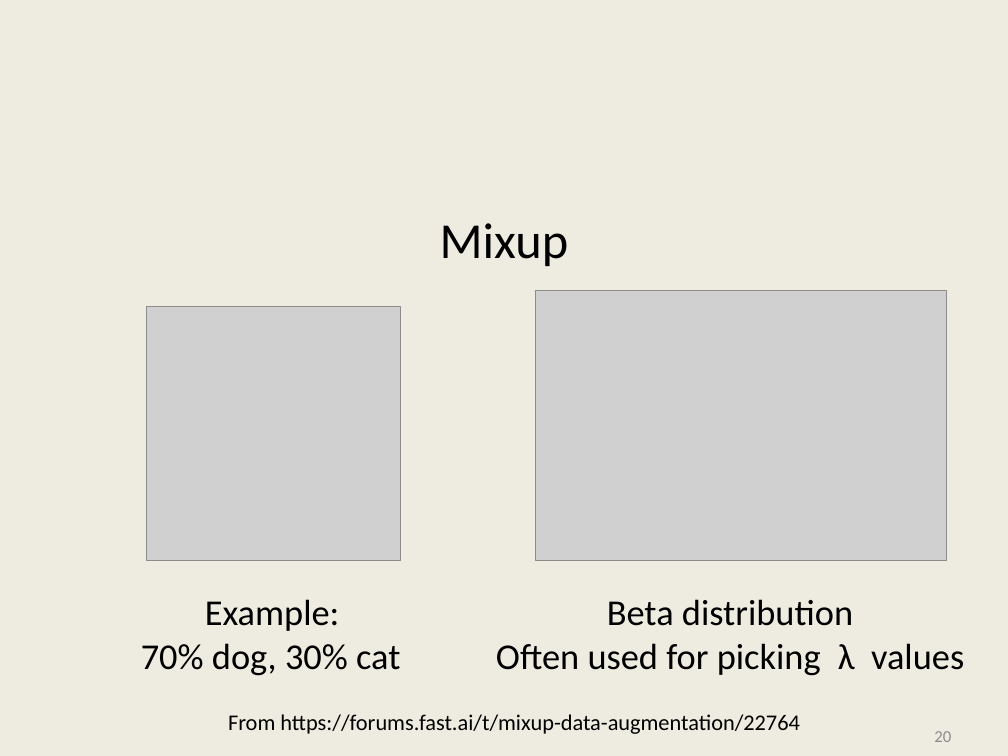
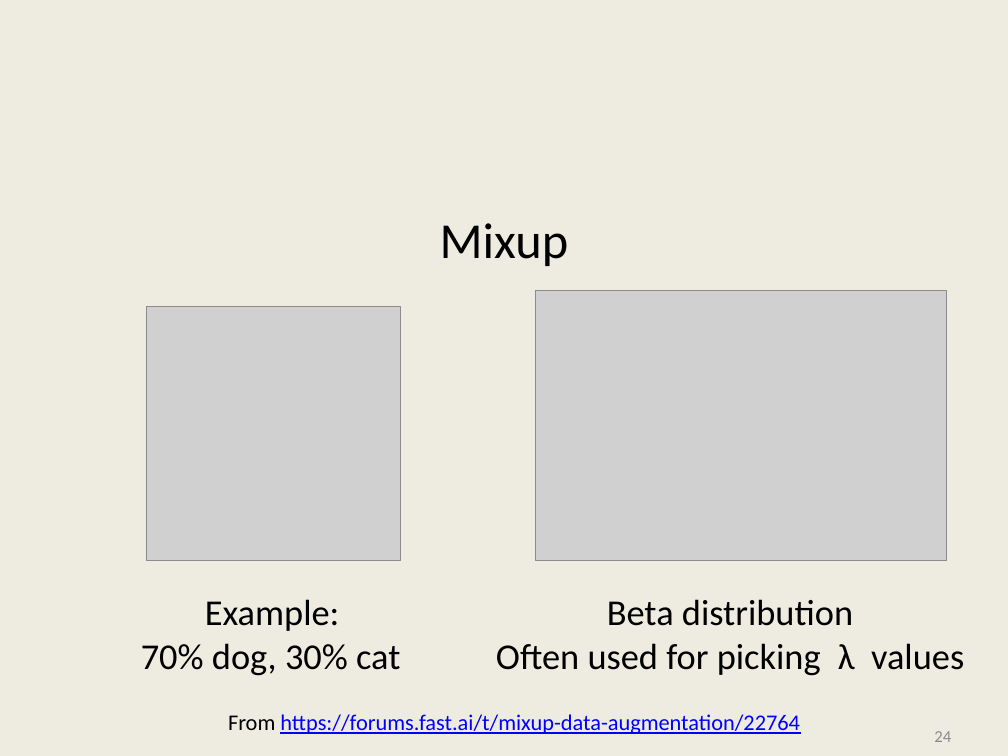
Before and after one commit to kriventsov/kaggle-2020-Cornell-Birdcall-Identification-presentation, a slide deck: slide 24 of Cornell Birdcall.pptx (slide 20 before the commit). Drawn at 1008x756 pixels with LibreOffice and Linux fonts; fonts in the diff are those of the drawing; grey boxes stand for pictures; background and template pictures are left out. Boxes give left, top, right and bottom in pixels: in the first picture for what was removed or moved away, otherwise in the second. Text is boxed around its words. In the diff, an @@ line names an element or a change of style, - is before the commit and + after.

```diff
--- a/Cornell Birdcall.pptx
+++ b/Cornell Birdcall.pptx
@@ text "From https://forums.fast.ai/t/mixup-data-augmentation/22764" at [228,714,800,734]: text colour #000000 to #0000FF, underline on @@
@@ page number at [934,731,951,742]: text changed @@
-20
+24
```
Also in this commit, not shown: 13 other slides changed, 4 slides added, 1 slide removed.
